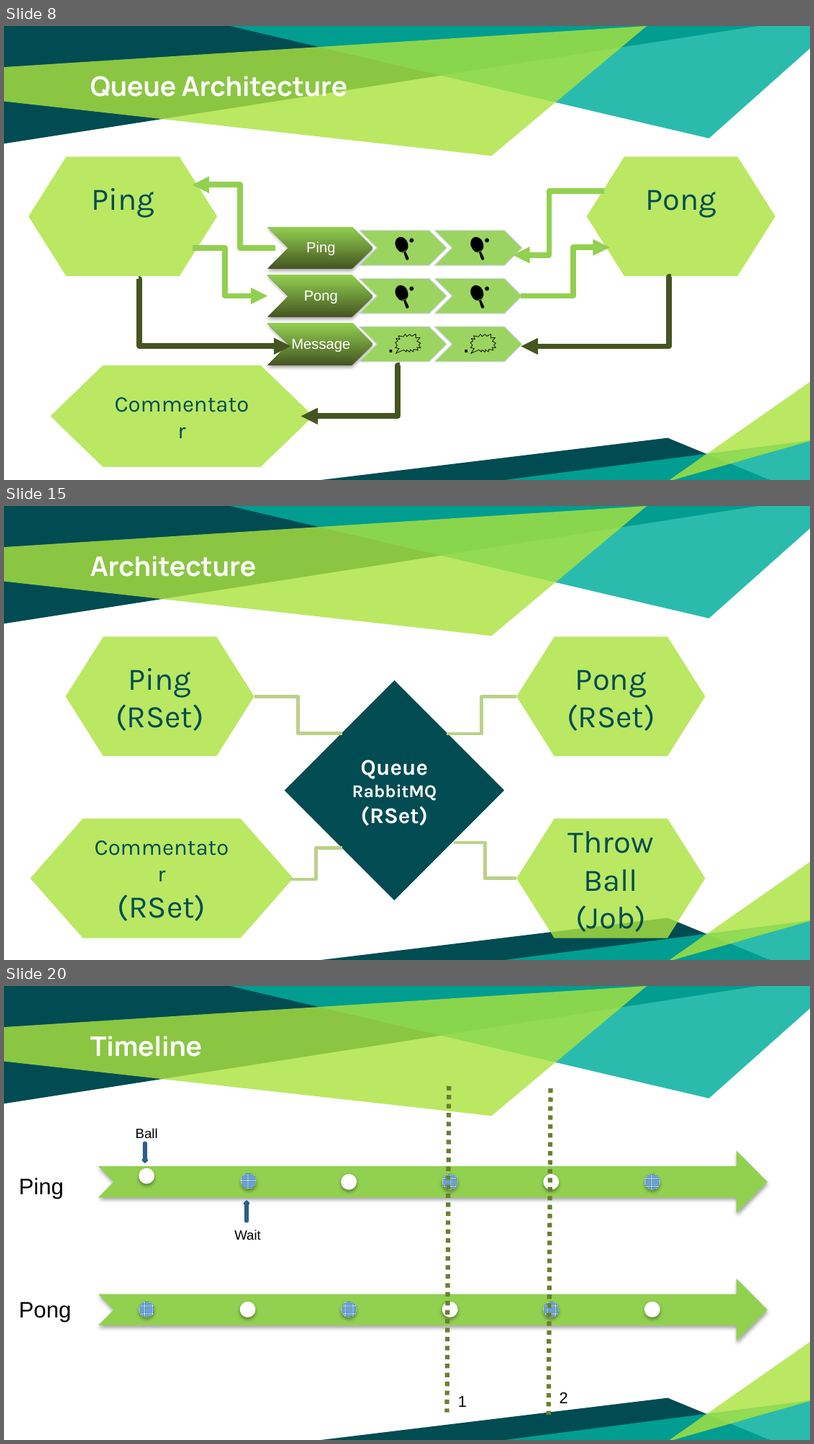
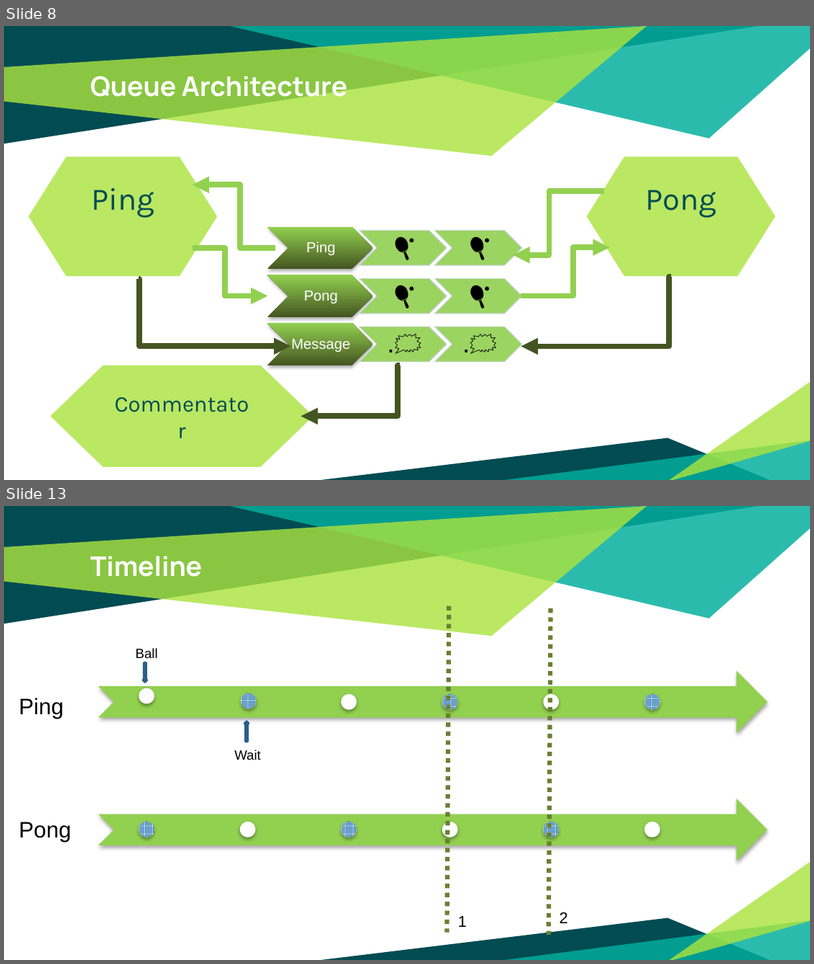
Before and after one commit to patrocinio/chaos-monkey-playing-ping-pong, a slide deck: v2/Presentation/Kubernetes-Resilience.pptx. Shown one above the other, each under a label of ours: slides 8, 15 and 20 before the commit, slides 8 and 13 after it; the slides between them are not shown. The pictures are 814x1444 and 814x964 pixels, drawn with LibreOffice and Linux fonts; fonts in the diff are those of the drawing. Boxes give left, top, right and bottom in pixels: in the first picture for what was removed or moved away, otherwise in the second. Text is boxed around its words. In the diff, an @@ line names an element or a change of style, - is before the commit and + after.

```diff
--- a/v2/Presentation/Kubernetes-Resilience.pptx
+++ b/v2/Presentation/Kubernetes-Resilience.pptx
@@ slide 15 removed at (x1=4, y1=506, x2=810, y2=960), background #FFFFFF; not listed: 6 template elements that a slide beside it also shows @@
@@ title removed at (x1=90, y1=556, x2=257, y2=577) @@
-Architecture
@@ flow chart preparation removed at (x1=65, y1=636, x2=254, y2=756) @@
-Ping
-(RSet)
@@ flow chart preparation removed at (x1=517, y1=636, x2=705, y2=756) @@
-Pong
-(RSet)
@@ elbow line removed from (254, 696) to (342, 734) @@
@@ diamond removed at (x1=285, y1=680, x2=505, y2=901) @@
-Queue
-RabbitMQ
-(RSet)
@@ elbow line removed from (447, 734) to (517, 696) @@
@@ flow chart preparation removed at (x1=31, y1=818, x2=293, y2=937) @@
-Commentator
-(RSet)
@@ flow chart preparation removed at (x1=517, y1=818, x2=705, y2=937) @@
-Throw Ball
-(Job)
@@ elbow line removed from (289, 878) to (342, 848) @@
@@ elbow line removed from (454, 842) to (517, 878) @@
@@ what was slide 20 is now slide 13 @@
```
Also in this commit, not shown: 6 slides changed, 6 other slides removed.
